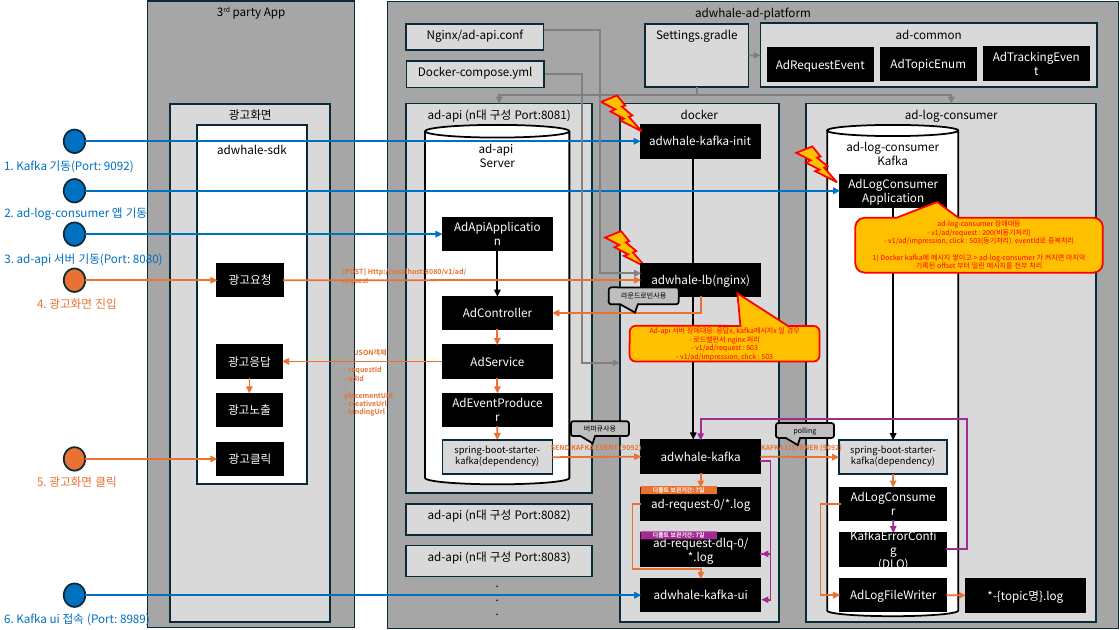
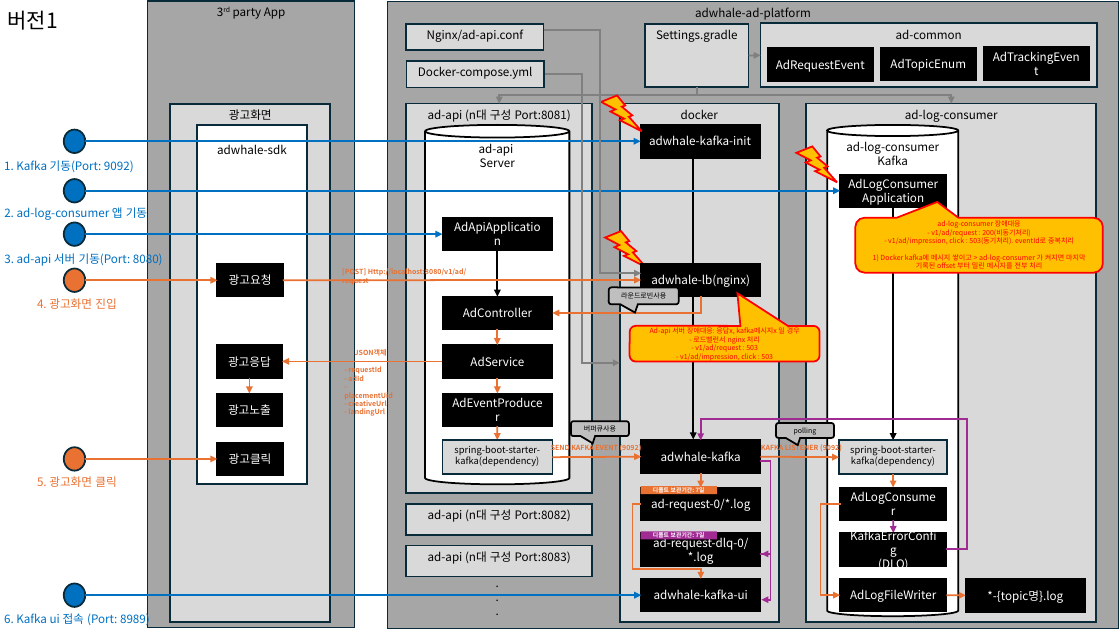
Before and after one commit to junhojohn/adwhale-ad-platform, a slide deck: slide 1 of 애드웨일 서버.pptx. Drawn at 1120x630 pixels with LibreOffice and Linux fonts; fonts in the diff are those of the drawing. Boxes give left, top, right and bottom in pixels: in the first picture for what was removed or moved away, otherwise in the second. Text is boxed around its words. In the diff, an @@ line names an element or a change of style, - is before the commit and + after.

```diff
--- a/애드웨일 서버.pptx
+++ b/애드웨일 서버.pptx
@@ text added at (7,10,57,30), 18 pt, text #000000 @@
+버전1
```
Also in this commit, not shown: 1 other slide changed, 1 slide added.
